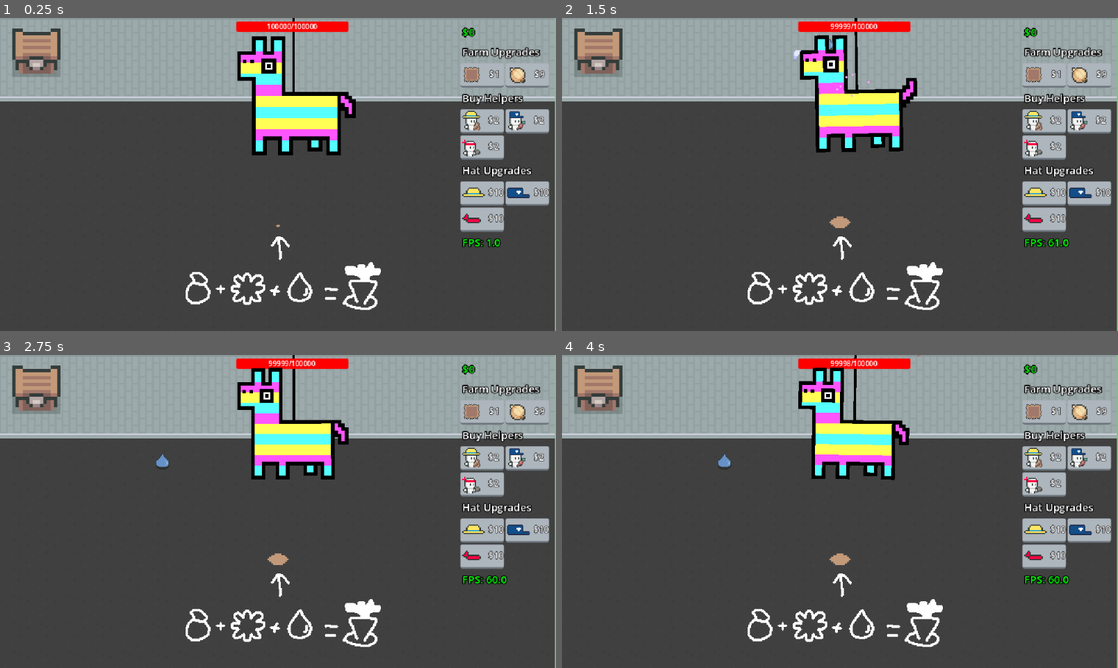
Above: before the commit, frames 1-4 (two rows, left to right).
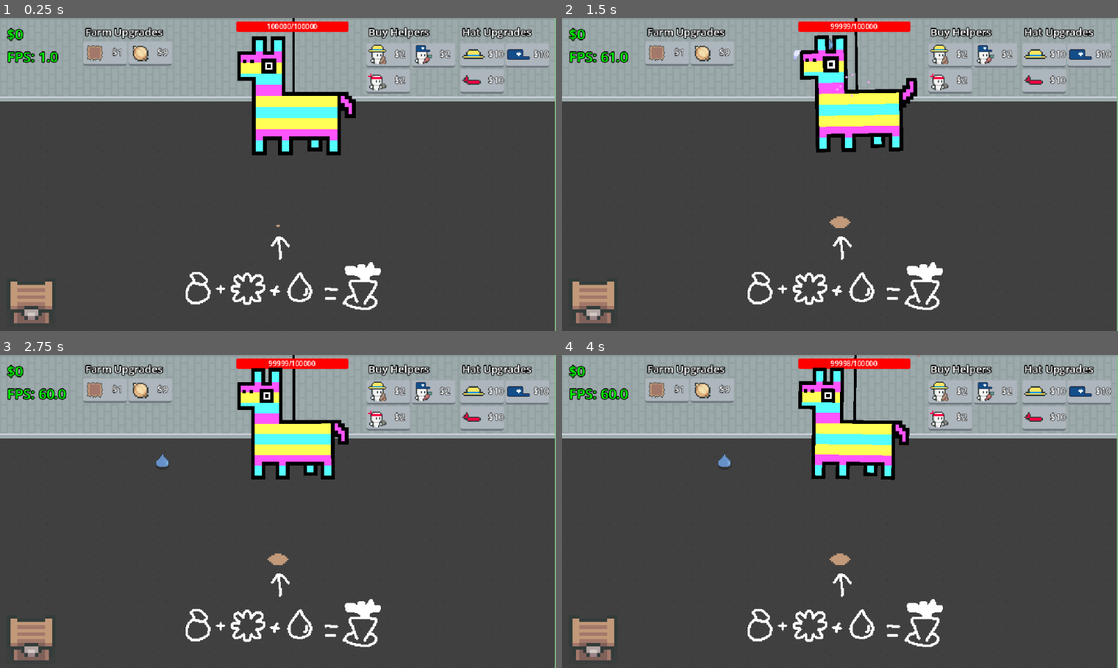
Above: after the commit, the same moments.

Repository: eric-marsh/farminata
Game: Godot game, scene res://scene/scene_switcher.tscn
Same seed, same stepped clock (60 frames per second), same inputs: the game is played once before the commit and once after it. Sound files missing from this copy of the repository are replaced by a short silence.
Inputs (mouse positions are in pixels of both pictures, inside the frame that each line leads up to):
- Up to frame 1 (0.25 s): no input
- Up to frame 2 (1.5 s): tap Enter at 0.5 s; drag from (840, 218) to (600, 58) at 0.52 s; drag from (851, 86) to (840, 218) at 1.27 s
- Up to frame 3 (2.75 s): move the mouse to (189, 398) at 2.02 s; tap Mouse wheel down (SCROLL_DOWN) at 2.1 s; click (189, 398) at 2.17 s
- Up to frame 4 (4 s): drag from (856, 423) to (600, 395) at 2.77 s; move the mouse to (1006, 558) at 3.52 s; tap Mouse wheel down (SCROLL_DOWN) at 3.6 s; click (1006, 558) at 3.67 s

The runs differ from the first frame. In frame 1, 10% of the frame differs, in the area x 1-99%, y 2-98%; in frame 2, 10%; in frame 3, 10%; in frame 4, 10%.

Commit message:
move menu

Diff:
--- a/scene/canvas_layer.tscn
+++ b/scene/canvas_layer.tscn
@@ -19,40 +19,49 @@
 script = ExtResource("1_xp8f4")
 
 [node name="MarginContainer" type="MarginContainer" parent="."]
-anchors_preset = 15
+anchors_preset = 10
 anchor_right = 1.0
-anchor_bottom = 1.0
+offset_bottom = 89.0
 grow_horizontal = 2
-grow_vertical = 2
 theme_override_constants/margin_left = 8
 theme_override_constants/margin_top = 8
 theme_override_constants/margin_right = 8
-theme_override_constants/margin_bottom = 8
-
-[node name="VBoxContainer" type="VBoxContainer" parent="MarginContainer"]
-layout_mode = 2
-size_flags_horizontal = 8
-theme = ExtResource("2_hpb7r")
-
-[node name="MoneyLabel" type="Label" parent="MarginContainer/VBoxContainer"]
+
+[node name="HBoxContainer" type="HBoxContainer" parent="MarginContainer"]
+layout_mode = 2
+size_flags_horizontal = 0
+theme_override_constants/separation = 8
+
+[node name="VBoxContainer" type="VBoxContainer" parent="MarginContainer/HBoxContainer"]
+custom_minimum_size = Vector2(82, 0)
+layout_mode = 2
+size_flags_vertical = 0
+
+[node name="MoneyLabel" type="Label" parent="MarginContainer/HBoxContainer/VBoxContainer"]
 layout_mode = 2
 theme_override_colors/font_color = Color(0, 1, 0, 1)
 theme_override_constants/outline_size = 4
-text = "$0"
-
-[node name="FarmUpgrades" type="VBoxContainer" parent="MarginContainer/VBoxContainer"]
-layout_mode = 2
-
-[node name="FarmUpgradeLabel" type="Label" parent="MarginContainer/VBoxContainer/FarmUpgrades"]
+text = "$20000000"
+
+[node name="FPS" type="Label" parent="MarginContainer/HBoxContainer/VBoxContainer"]
+layout_mode = 2
+theme_override_colors/font_color = Color(0, 1, 0, 1)
+theme_override_constants/outline_size = 4
+text = "Env: 0.0%"
+
+[node name="FarmUpgrades" type="VBoxContainer" parent="MarginContainer/HBoxContainer"]
+layout_mode = 2
+
+[node name="FarmUpgradeLabel" type="Label" parent="MarginContainer/HBoxContainer/FarmUpgrades"]
 layout_mode = 2
 theme_override_constants/outline_size = 4
 theme_override_font_sizes/font_size = 12
 text = "Farm Upgrades"
 
-[node name="HBoxContainer" type="HBoxContainer" parent="MarginContainer/VBoxContainer/FarmUpgrades"]
-layout_mode = 2
-
-[node name="PlotButton" type="Button" parent="MarginContainer/VBoxContainer/FarmUpgrades/HBoxContainer"]
+[node name="HBoxContainer" type="HBoxContainer" parent="MarginContainer/HBoxContainer/FarmUpgrades"]
+layout_mode = 2
+
+[node name="PlotButton" type="Button" parent="MarginContainer/HBoxContainer/FarmUpgrades/HBoxContainer"]
 custom_minimum_size = Vector2(48, 24)
 layout_mode = 2
 theme = ExtResource("2_hpb7r")
@@ -60,7 +69,7 @@
 icon = ExtResource("3_i30vn")
 expand_icon = true
 
-[node name="OnionButton" type="Button" parent="MarginContainer/VBoxContainer/FarmUpgrades/HBoxContainer"]
+[node name="OnionButton" type="Button" parent="MarginContainer/HBoxContainer/FarmUpgrades/HBoxContainer"]
 custom_minimum_size = Vector2(48, 24)
 layout_mode = 2
 theme = ExtResource("2_hpb7r")
@@ -68,7 +77,7 @@
 icon = ExtResource("2_r6mtg")
 expand_icon = true
 
-[node name="TurnipButton" type="Button" parent="MarginContainer/VBoxContainer/FarmUpgrades/HBoxContainer"]
+[node name="TurnipButton" type="Button" parent="MarginContainer/HBoxContainer/FarmUpgrades/HBoxContainer"]
 visible = false
 custom_minimum_size = Vector2(48, 24)
 layout_mode = 2
@@ -77,7 +86,7 @@
 icon = ExtResource("5_c7vqt")
 expand_icon = true
 
-[node name="PotatoButton" type="Button" parent="MarginContainer/VBoxContainer/FarmUpgrades/HBoxContainer"]
+[node name="PotatoButton" type="Button" parent="MarginContainer/HBoxContainer/FarmUpgrades/HBoxContainer"]
 visible = false
 custom_minimum_size = Vector2(48, 24)
 layout_mode = 2
@@ -86,7 +95,7 @@
 icon = ExtResource("6_5gad3")
 expand_icon = true
 
-[node name="KaleButton" type="Button" parent="MarginContainer/VBoxContainer/FarmUpgrades/HBoxContainer"]
+[node name="KaleButton" type="Button" parent="MarginContainer/HBoxContainer/FarmUpgrades/HBoxContainer"]
 visible = false
 custom_minimum_size = Vector2(48, 24)
 layout_mode = 2
@@ -95,7 +104,7 @@
 icon = ExtResource("7_espfs")
 expand_icon = true
 
-[node name="RadishButton" type="Button" parent="MarginContainer/VBoxContainer/FarmUpgrades/HBoxContainer"]
+[node name="RadishButton" type="Button" parent="MarginContainer/HBoxContainer/FarmUpgrades/HBoxContainer"]
 visible = false
 custom_minimum_size = Vector2(48, 24)
 layout_mode = 2
@@ -104,19 +113,25 @@
 icon = ExtResource("8_5rgua")
 expand_icon = true
 
-[node name="HelperUpgrades" type="VBoxContainer" parent="MarginContainer/VBoxContainer"]
-layout_mode = 2
-
-[node name="HelperUpgradeLabel" type="Label" parent="MarginContainer/VBoxContainer/HelperUpgrades"]
+[node name="HBoxContainer2" type="HBoxContainer" parent="MarginContainer"]
+layout_mode = 2
+size_flags_horizontal = 8
+theme_override_constants/separation = 8
+
+[node name="HelperUpgrades" type="VBoxContainer" parent="MarginContainer/HBoxContainer2"]
+layout_mode = 2
+theme_override_constants/separation = 6
+
+[node name="HelperUpgradeLabel" type="Label" parent="MarginContainer/HBoxContainer2/HelperUpgrades"]
 layout_mode = 2
 theme_override_constants/outline_size = 4
 theme_override_font_sizes/font_size = 12
 text = "Buy Helpers"
 
-[node name="HBoxContainer" type="HBoxContainer" parent="MarginContainer/VBoxContainer/HelperUpgrades"]
-layout_mode = 2
-
-[node name="AddFarmerHelper" type="Button" parent="MarginContainer/VBoxContainer/HelperUpgrades/HBoxContainer"]
+[node name="HBoxContainer" type="HBoxContainer" parent="MarginContainer/HBoxContainer2/HelperUpgrades"]
+layout_mode = 2
+
+[node name="AddFarmerHelper" type="Button" parent="MarginContainer/HBoxContainer2/HelperUpgrades/HBoxContainer"]
 custom_minimum_size = Vector2(48, 24)
 layout_mode = 2
 theme = ExtResource("2_hpb7r")
@@ -125,7 +140,7 @@
 icon = ExtResource("3_hpb7r")
 expand_icon = true
 
-[node name="AddPluckHelperButton" type="Button" parent="MarginContainer/VBoxContainer/HelperUpgrades/HBoxContainer"]
+[node name="AddPluckHelperButton" type="Button" parent="MarginContainer/HBoxContainer2/HelperUpgrades/HBoxContainer"]
 custom_minimum_size = Vector2(48, 24)
 layout_mode = 2
 theme = ExtResource("2_hpb7r")
@@ -133,10 +148,10 @@
 icon = ExtResource("6_c7vqt")
 expand_icon = true
 
-[node name="HBoxContainer2" type="HBoxContainer" parent="MarginContainer/VBoxContainer/HelperUpgrades"]
-layout_mode = 2
-
-[node name="AddAttackHelperButton" type="Button" parent="MarginContainer/VBoxContainer/HelperUpgrades/HBoxContainer2"]
+[node name="HBoxContainer2" type="HBoxContainer" parent="MarginContainer/HBoxContainer2/HelperUpgrades"]
+layout_mode = 2
+
+[node name="AddAttackHelperButton" type="Button" parent="MarginContainer/HBoxContainer2/HelperUpgrades/HBoxContainer2"]
 custom_minimum_size = Vector2(48, 24)
 layout_mode = 2
 theme = ExtResource("2_hpb7r")
@@ -144,19 +159,21 @@
 icon = ExtResource("7_5gad3")
 expand_icon = true
 
-[node name="HatUpgrades" type="VBoxContainer" parent="MarginContainer/VBoxContainer"]
-layout_mode = 2
-
-[node name="HatUpgradeLabel" type="Label" parent="MarginContainer/VBoxContainer/HatUpgrades"]
+[node name="HatUpgrades" type="VBoxContainer" parent="MarginContainer/HBoxContainer2"]
+layout_mode = 2
+size_flags_horizontal = 8
+theme_override_constants/separation = 6
+
+[node name="HatUpgradeLabel" type="Label" parent="MarginContainer/HBoxContainer2/HatUpgrades"]
 layout_mode = 2
 theme_override_constants/outline_size = 4
 theme_override_font_sizes/font_size = 12
 text = "Hat Upgrades"
 
-[node name="HBoxContainer" type="HBoxContainer" parent="MarginContainer/VBoxContainer/HatUpgrades"]
-layout_mode = 2
-
-[node name="AddFarmerHatButton" type="Button" parent="MarginContainer/VBoxContainer/HatUpgrades/HBoxContainer"]
+[node name="HBoxContainer" type="HBoxContainer" parent="MarginContainer/HBoxContainer2/HatUpgrades"]
+layout_mode = 2
+
+[node name="AddFarmerHatButton" type="Button" parent="MarginContainer/HBoxContainer2/HatUpgrades/HBoxContainer"]
 custom_minimum_size = Vector2(48, 24)
 layout_mode = 2
 theme = ExtResource("2_hpb7r")
@@ -164,7 +181,7 @@
 icon = ExtResource("2_oc3i3")
 expand_icon = true
 
-[node name="AddDeliveryHatButton" type="Button" parent="MarginContainer/VBoxContainer/HatUpgrades/HBoxContainer"]
+[node name="AddDeliveryHatButton" type="Button" parent="MarginContainer/HBoxContainer2/HatUpgrades/HBoxContainer"]
 custom_minimum_size = Vector2(48, 24)
 layout_mode = 2
 theme = ExtResource("2_hpb7r")
@@ -172,10 +189,10 @@
 icon = ExtResource("3_f60wf")
 expand_icon = true
 
-[node name="HBoxContainer2" type="HBoxContainer" parent="MarginContainer/VBoxContainer/HatUpgrades"]
-layout_mode = 2
-
-[node name="AddAttackHatButton" type="Button" parent="MarginContainer/VBoxContainer/HatUpgrades/HBoxContainer2"]
+[node name="HBoxContainer2" type="HBoxContainer" parent="MarginContainer/HBoxContainer2/HatUpgrades"]
+layout_mode = 2
+
+[node name="AddAttackHatButton" type="Button" parent="MarginContainer/HBoxContainer2/HatUpgrades/HBoxContainer2"]
 custom_minimum_size = Vector2(48, 24)
 layout_mode = 2
 theme = ExtResource("2_hpb7r")
@@ -183,28 +200,15 @@
 icon = ExtResource("4_vqic1")
 expand_icon = true
 
-[node name="EnviornmentPercentage" type="Label" parent="MarginContainer/VBoxContainer"]
-visible = false
-layout_mode = 2
-theme_override_colors/font_color = Color(0, 1, 0, 1)
-theme_override_constants/outline_size = 4
-text = "Env: 0.0%"
-
-[node name="FPS" type="Label" parent="MarginContainer/VBoxContainer"]
-layout_mode = 2
-theme_override_colors/font_color = Color(0, 1, 0, 1)
-theme_override_constants/outline_size = 4
-text = "Env: 0.0%"
-
-[connection signal="pressed" from="MarginContainer/VBoxContainer/FarmUpgrades/HBoxContainer/PlotButton" to="." method="_on_plot_button_pressed"]
-[connection signal="pressed" from="MarginContainer/VBoxContainer/FarmUpgrades/HBoxContainer/OnionButton" to="." method="_on_onion_button_pressed"]
-[connection signal="pressed" from="MarginContainer/VBoxContainer/FarmUpgrades/HBoxContainer/TurnipButton" to="." method="_on_turnip_button_pressed"]
-[connection signal="pressed" from="MarginContainer/VBoxContainer/FarmUpgrades/HBoxContainer/PotatoButton" to="." method="_on_potato_button_pressed"]
-[connection signal="pressed" from="MarginContainer/VBoxContainer/FarmUpgrades/HBoxContainer/KaleButton" to="." method="_on_kale_button_pressed"]
-[connection signal="pressed" from="MarginContainer/VBoxContainer/FarmUpgrades/HBoxContainer/RadishButton" to="." method="_on_radish_button_pressed"]
-[connection signal="pressed" from="MarginContainer/VBoxContainer/HelperUpgrades/HBoxContainer/AddFarmerHelper" to="." method="_on_add_farmer_helper_pressed"]
-[connection signal="pressed" from="MarginContainer/VBoxContainer/HelperUpgrades/HBoxContainer/AddPluckHelperButton" to="." method="_on_add_pluck_helper_button_pressed"]
-[connection signal="pressed" from="MarginContainer/VBoxContainer/HelperUpgrades/HBoxContainer2/AddAttackHelperButton" to="." method="_on_add_attack_helper_button_pressed"]
-[connection signal="pressed" from="MarginContainer/VBoxContainer/HatUpgrades/HBoxContainer/AddFarmerHatButton" to="." method="_on_farmer_hat_button_pressed"]
-[connection signal="pressed" from="MarginContainer/VBoxContainer/HatUpgrades/HBoxContainer/AddDeliveryHatButton" to="." method="_on_delivery_hat_button_pressed"]
-[connection signal="pressed" from="MarginContainer/VBoxContainer/HatUpgrades/HBoxContainer2/AddAttackHatButton" to="." method="_on_attack_hat_button_pressed"]
+[connection signal="pressed" from="MarginContainer/HBoxContainer/FarmUpgrades/HBoxContainer/PlotButton" to="." method="_on_plot_button_pressed"]
+[connection signal="pressed" from="MarginContainer/HBoxContainer/FarmUpgrades/HBoxContainer/OnionButton" to="." method="_on_onion_button_pressed"]
+[connection signal="pressed" from="MarginContainer/HBoxContainer/FarmUpgrades/HBoxContainer/TurnipButton" to="." method="_on_turnip_button_pressed"]
+[connection signal="pressed" from="MarginContainer/HBoxContainer/FarmUpgrades/HBoxContainer/PotatoButton" to="." method="_on_potato_button_pressed"]
+[connection signal="pressed" from="MarginContainer/HBoxContainer/FarmUpgrades/HBoxContainer/KaleButton" to="." method="_on_kale_button_pressed"]
+[connection signal="pressed" from="MarginContainer/HBoxContainer/FarmUpgrades/HBoxContainer/RadishButton" to="." method="_on_radish_button_pressed"]
+[connection signal="pressed" from="MarginContainer/HBoxContainer2/HelperUpgrades/HBoxContainer/AddFarmerHelper" to="." method="_on_add_farmer_helper_pressed"]
+[connection signal="pressed" from="MarginContainer/HBoxContainer2/HelperUpgrades/HBoxContainer/AddPluckHelperButton" to="." method="_on_add_pluck_helper_button_pressed"]
+[connection signal="pressed" from="MarginContainer/HBoxContainer2/HelperUpgrades/HBoxContainer2/AddAttackHelperButton" to="." method="_on_add_attack_helper_button_pressed"]
+[connection signal="pressed" from="MarginContainer/HBoxContainer2/HatUpgrades/HBoxContainer/AddFarmerHatButton" to="." method="_on_farmer_hat_button_pressed"]
+[connection signal="pressed" from="MarginContainer/HBoxContainer2/HatUpgrades/HBoxContainer/AddDeliveryHatButton" to="." method="_on_delivery_hat_button_pressed"]
+[connection signal="pressed" from="MarginContainer/HBoxContainer2/HatUpgrades/HBoxContainer2/AddAttackHatButton" to="." method="_on_attack_hat_button_pressed"]
--- a/scene/main.tscn
+++ b/scene/main.tscn
@@ -99,7 +99,7 @@
 [node name="Animations" type="Node2D" parent="."]
 
 [node name="SellChest" parent="." instance=ExtResource("8_of57s")]
-position = Vector2(42, 64)
+position = Vector2(36, 351)
 scale = Vector2(4, 4)
 
 [node name="Piniata" parent="." instance=ExtResource("10_tqoya")]
--- a/script/canvas_layer.gd
+++ b/script/canvas_layer.gd
@@ -1,34 +1,33 @@
 extends CanvasLayer
 class_name canvas_layer
 
-@onready var money_label: Label = $MarginContainer/VBoxContainer/MoneyLabel
+@onready var money_label: Label = $MarginContainer/HBoxContainer/VBoxContainer/MoneyLabel
+@onready var fps: Label = $MarginContainer/HBoxContainer/VBoxContainer/FPS
 
-@onready var plot_button = $MarginContainer/VBoxContainer/FarmUpgrades/HBoxContainer/PlotButton
-@onready var onion_button = $MarginContainer/VBoxContainer/FarmUpgrades/HBoxContainer/OnionButton
-@onready var turnip_button = $MarginContainer/VBoxContainer/FarmUpgrades/HBoxContainer/TurnipButton
-@onready var potato_button = $MarginContainer/VBoxContainer/FarmUpgrades/HBoxContainer/PotatoButton
-@onready var kale_button = $MarginContainer/VBoxContainer/FarmUpgrades/HBoxContainer/KaleButton
-@onready var radish_button = $MarginContainer/VBoxContainer/FarmUpgrades/HBoxContainer/RadishButton
+@onready var plot_button: Button = $MarginContainer/HBoxContainer/FarmUpgrades/HBoxContainer/PlotButton
+@onready var onion_button: Button = $MarginContainer/HBoxContainer/FarmUpgrades/HBoxContainer/OnionButton
+@onready var turnip_button: Button = $MarginContainer/HBoxContainer/FarmUpgrades/HBoxContainer/TurnipButton
+@onready var potato_button: Button = $MarginContainer/HBoxContainer/FarmUpgrades/HBoxContainer/PotatoButton
+@onready var kale_button: Button = $MarginContainer/HBoxContainer/FarmUpgrades/HBoxContainer/KaleButton
+@onready var radish_button: Button = $MarginContainer/HBoxContainer/FarmUpgrades/HBoxContainer/RadishButton
 
-@onready var add_farmer_helper: Button = $MarginContainer/VBoxContainer/HelperUpgrades/HBoxContainer/AddFarmerHelper
-@onready var add_pluck_helper_button: Button = $MarginContainer/VBoxContainer/HelperUpgrades/HBoxContainer/AddPluckHelperButton
-@onready var add_attack_helper_button: Button = $MarginContainer/VBoxContainer/HelperUpgrades/HBoxContainer2/AddAttackHelperButton
+@onready var add_farmer_helper: Button = $MarginContainer/HBoxContainer2/HelperUpgrades/HBoxContainer/AddFarmerHelper
+@onready var add_pluck_helper_button: Button = $MarginContainer/HBoxContainer2/HelperUpgrades/HBoxContainer/AddPluckHelperButton
+@onready var add_attack_helper_button: Button = $MarginContainer/HBoxContainer2/HelperUpgrades/HBoxContainer2/AddAttackHelperButton
 
-@onready var add_farmer_hat_button: Button = $MarginContainer/VBoxContainer/HatUpgrades/HBoxContainer/AddFarmerHatButton
-@onready var add_delivery_hat_button: Button = $MarginContainer/VBoxContainer/HatUpgrades/HBoxContainer/AddDeliveryHatButton
-@onready var add_attack_hat_button: Button = $MarginContainer/VBoxContainer/HatUpgrades/HBoxContainer2/AddAttackHatButton
+@onready var add_farmer_hat_button: Button = $MarginContainer/HBoxContainer2/HatUpgrades/HBoxContainer/AddFarmerHatButton
+@onready var add_delivery_hat_button: Button = $MarginContainer/HBoxContainer2/HatUpgrades/HBoxContainer/AddDeliveryHatButton
+@onready var add_attack_hat_button: Button = $MarginContainer/HBoxContainer2/HatUpgrades/HBoxContainer2/AddAttackHatButton
+
 
 func _ready() -> void:
 	update_money_counter()
 	fps.visible = Debug.SHOW_FPS
 
-@onready var fps: Label = $MarginContainer/VBoxContainer/FPS
 
 func _process(_delta: float) -> void:
 	if Debug.SHOW_FPS:
 		fps.text = "FPS: " + str(Engine.get_frames_per_second())
-	# TODO: remove this
-	$MarginContainer/VBoxContainer/EnviornmentPercentage.text = str(State.enviornment_percentage) + "%"
 	pass
 
 func update_money_counter():
